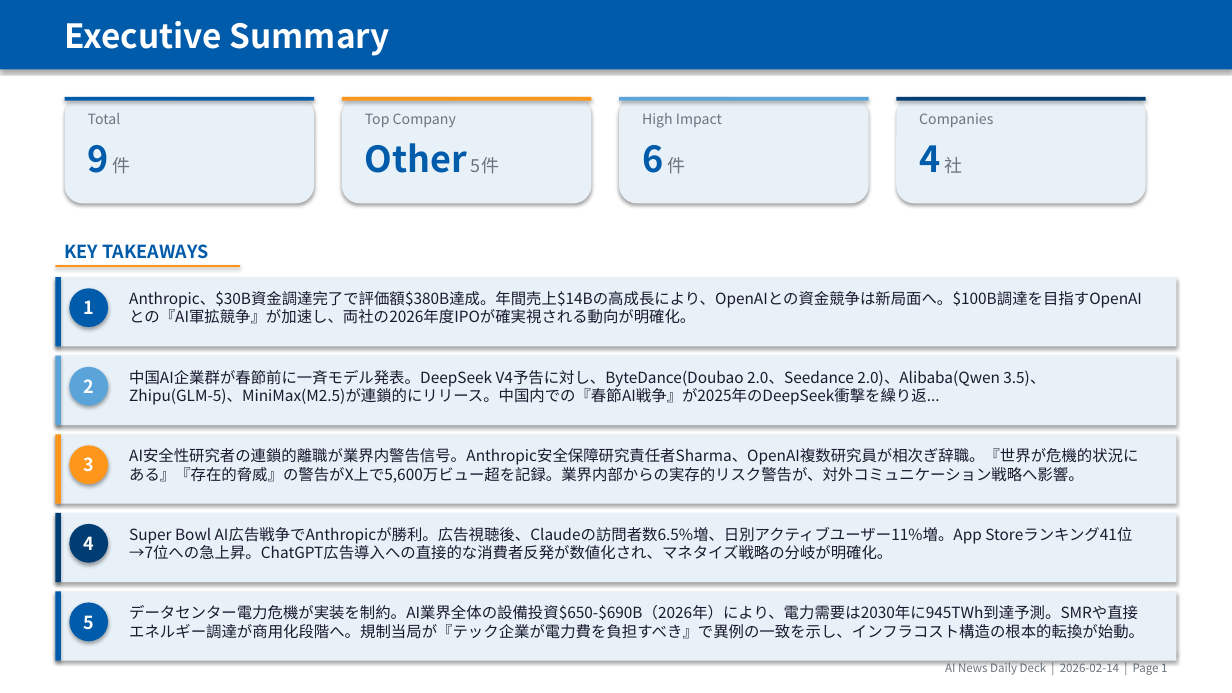
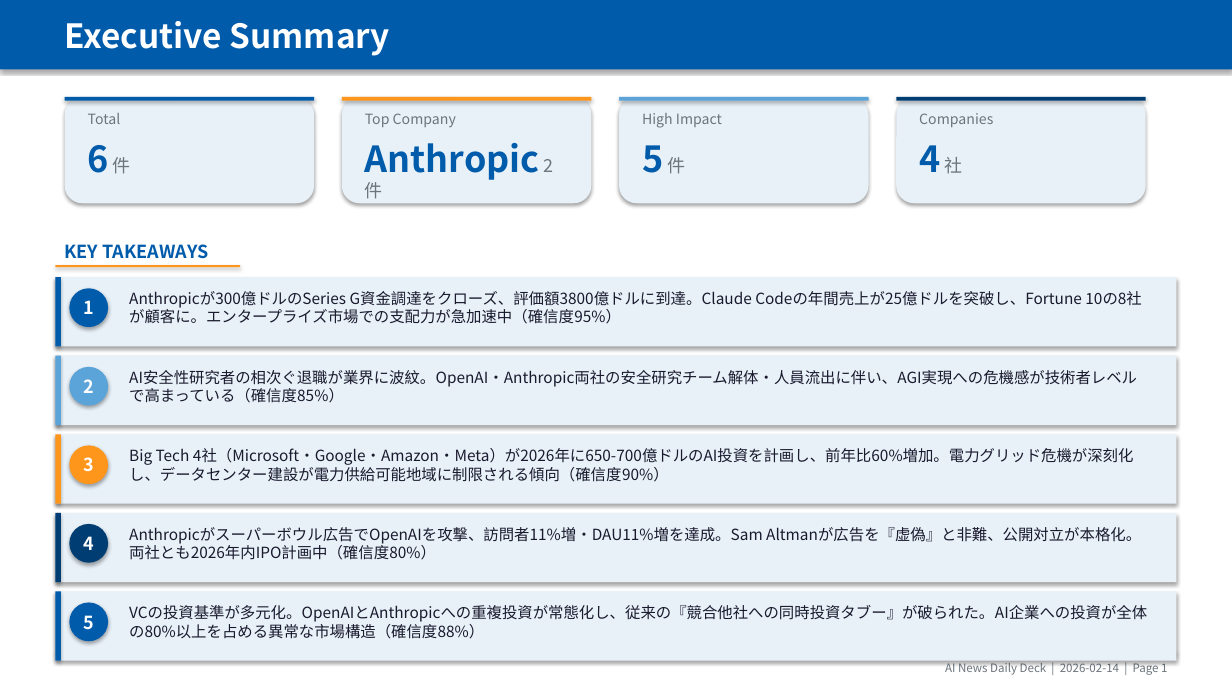
Before and after one commit to chel2311/ai-news-deck-reports, a slide deck: slide 2 of 2026-02-14/report_2026-02-14.pptx. Drawn at 1232x693 pixels with LibreOffice and Linux fonts; fonts in the diff are those of the drawing. Boxes give left, top, right and bottom in pixels: in the first picture for what was removed or moved away, otherwise in the second. Text is boxed around its words. In the diff, an @@ line names an element or a change of style, - is before the commit and + after.

```diff
--- a/2026-02-14/report_2026-02-14.pptx
+++ b/2026-02-14/report_2026-02-14.pptx
@@ text at [88, 145, 131, 174]: text changed @@
-9 件
+6 件
@@ text at [365, 143, 540, 180]: text changed @@
-Other 5件
+Anthropic 2件
@@ text at [642, 145, 685, 174]: text changed @@
-6 件
+5 件
@@ text at [129, 291, 1082, 324]: text changed @@
-Anthropic、$30B資金調達完了で評価額$380B達成。年間売上$14Bの高成長により、OpenAIとの資金競争は新局面へ。$100B調達を目指すOpenAIとの『AI軍拡競争』が加速し、両社の2026年度IPOが確実視される動向が明確化。
+Anthropicが300億ドルのSeries G資金調達をクローズ、評価額3800億ドルに到達。Claude Codeの年間売上が25億ドルを突破し、Fortune 10の8社が顧客に。エンタープライズ市場での支配力が急加速中（確信度95%）
@@ text at [129, 370, 1137, 403]: text changed @@
-中国AI企業群が春節前に一斉モデル発表。DeepSeek V4予告に対し、ByteDance(Doubao 2.0、Seedance 2.0)、Alibaba(Qwen 3.5)、Zhipu(GLM-5)、MiniMax(M2.5)が連鎖的にリリース。中国内での『春節AI戦争』が2025年のDeepSeek衝撃を繰り返...
+AI安全性研究者の相次ぐ退職が業界に波紋。OpenAI・Anthropic両社の安全研究チーム解体・人員流出に伴い、AGI実現への危機感が技術者レベルで高まっている（確信度85%）
@@ text at [129, 448, 1134, 482]: text changed @@
-AI安全性研究者の連鎖的離職が業界内警告信号。Anthropic安全保障研究責任者Sharma、OpenAI複数研究員が相次ぎ辞職。『世界が危機的状況にある』『存在的脅威』の警告がX上で5,600万ビュー超を記録。業界内部からの実存的リスク警告が、対外コミュニケーション戦略へ影響。
+Big Tech 4社（Microsoft・Google・Amazon・Meta）が2026年に650-700億ドルのAI投資を計画し、前年比60%増加。電力グリッド危機が深刻化し、データセンター建設が電力供給可能地域に制限される傾向（確信度90%）
@@ text at [129, 527, 1141, 560]: text changed @@
-Super Bowl AI広告戦争でAnthropicが勝利。広告視聴後、Claudeの訪問者数6.5%増、日別アクティブユーザー11%増。App Storeランキング41位→7位への急上昇。ChatGPT広告導入への直接的な消費者反発が数値化され、マネタイズ戦略の分岐が明確化。
+Anthropicがスーパーボウル広告でOpenAIを攻撃、訪問者11%増・DAU11%増を達成。Sam Altmanが広告を『虚偽』と非難、公開対立が本格化。両社とも2026年内IPO計画中（確信度80%）
@@ text at [129, 605, 1147, 639]: text changed @@
-データセンター電力危機が実装を制約。AI業界全体の設備投資$650-$690B（2026年）により、電力需要は2030年に945TWh到達予測。SMRや直接エネルギー調達が商用化段階へ。規制当局が『テック企業が電力費を負担すべき』で異例の一致を示し、インフラコスト構造の根本的転換が始動。
+VCの投資基準が多元化。OpenAIとAnthropicへの重複投資が常態化し、従来の『競合他社への同時投資タブー』が破られた。AI企業への投資が全体の80%以上を占める異常な市場構造（確信度88%）
```
Also in this commit, not shown: 9 other slides changed, 9 other files.
